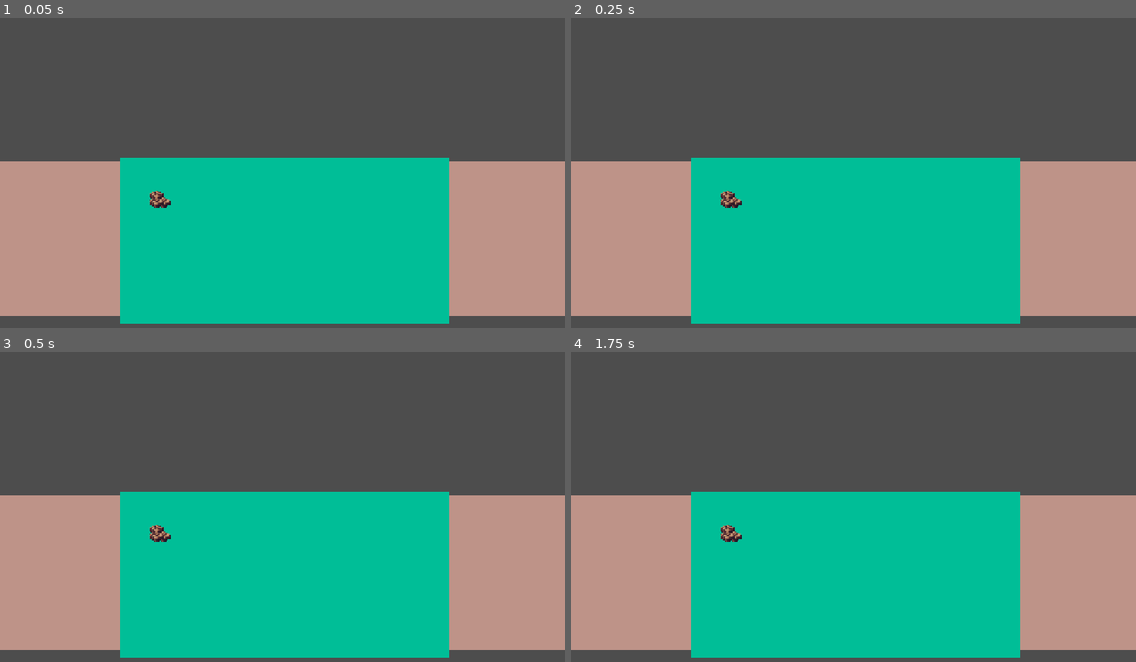
Above: before the commit, frames 1-4 (two rows, left to right).
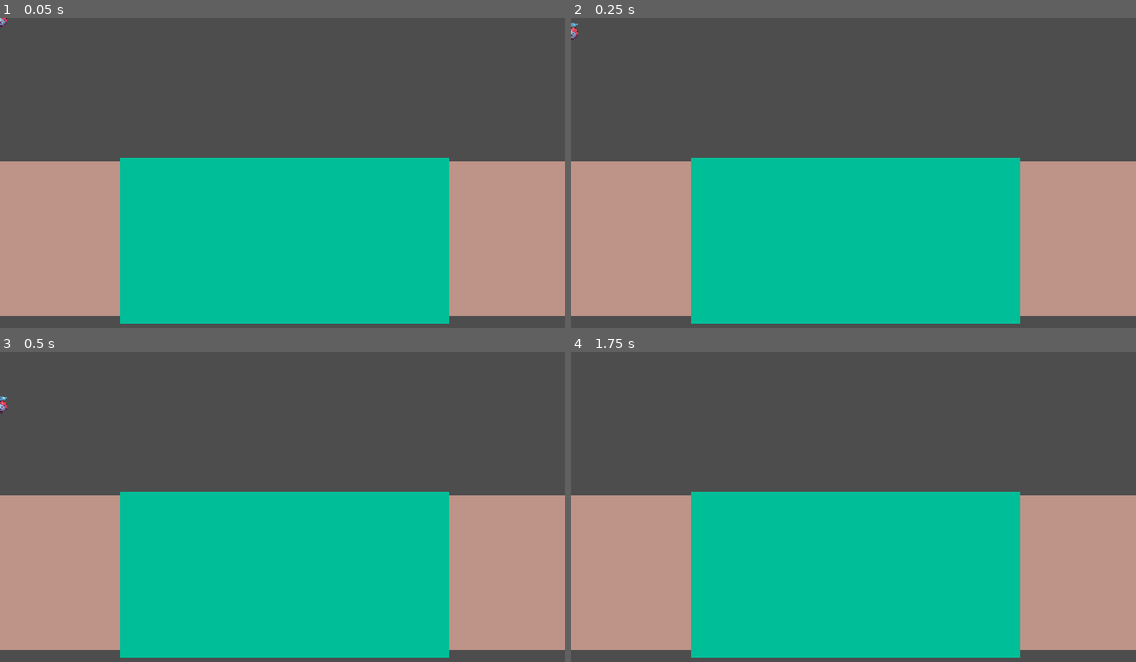
Above: after the commit, the same moments.

Repository: miguettohuertas/rebel-bots
Game: Godot game, scene res://app/scenes/main/jogo.tscn
Two runs of this game, one before a commit and one after it. Both use one fixed random seed, a clock stepped at 60 frames per second and the inputs below.
Inputs:
- Up to frame 1 (0.05 s): no input
- Up to frame 2 (0.25 s): no input
- Up to frame 3 (0.5 s): no input
- Up to frame 4 (1.75 s): tap Enter (ui_accept) at 0.5, 0.77, 1.52 s; hold Right (ui_right) from 0.53 s (still down)

The runs differ from the first frame. In frame 1, 0.2% of the frame differs, in the area x 0-31%, y 0-62%; in frame 2, 0.2%, in the area x 0-31%, y 1-62%; in frame 3, 0.2%; in frame 4, 0.1%.

Commit message:
Adicionado sprite animado robo ballbot

Diff:
--- a/app/prefabs/mover_para_frente.tscn
+++ b/app/prefabs/mover_para_frente.tscn
@@ -438,13 +438,13 @@
 [sub_resource type="TileSet" id="TileSet_q2je8"]
 sources/0 = SubResource("TileSetAtlasSource_q3srd")
 
-[node name="Area2D" type="Area2D"]
+[node name="MoverParaFrente" type="Area2D"]
 script = ExtResource("1_4pqca")
 metadata/_edit_vertical_guides_ = [-48.0]
 
-[node name="Colisao" type="CollisionShape2D" parent="."]
+[node name="ColisaoComando" type="CollisionShape2D" parent="."]
 shape = SubResource("RectangleShape2D_lt3wd")
 
-[node name="Placeholder" type="TileMapLayer" parent="."]
+[node name="ImagemComando" type="TileMapLayer" parent="."]
 tile_map_data = PackedByteArray(0, 0, 255, 255, 255, 255, 0, 0, 0, 0, 1, 0, 0, 0, 255, 255, 0, 0, 0, 0, 0, 0, 1, 0, 0, 0, 0, 0, 0, 0, 0, 0, 0, 0, 1, 0, 0, 0)
 tile_set = SubResource("TileSet_q2je8")
--- a/app/scenes/main/jogo.tscn
+++ b/app/scenes/main/jogo.tscn
@@ -1,9 +1,8 @@
-[gd_scene load_steps=5 format=3 uid="uid://q0bjy7v5ihri"]
+[gd_scene load_steps=4 format=3 uid="uid://q0bjy7v5ihri"]
 
 [ext_resource type="PackedScene" uid="uid://cgqnolugfnrtn" path="res://app/scenes/levels/nivel01.tscn" id="1_nx8ty"]
 [ext_resource type="PackedScene" uid="uid://db0c0p72418tq" path="res://app/scenes/player/jogador.tscn" id="2_qj4o5"]
 [ext_resource type="PackedScene" uid="uid://d12u4jiukcyn7" path="res://app/scenes/npcs/robo.tscn" id="3_ap7gv"]
-[ext_resource type="PackedScene" uid="uid://1enpqa8dgh04" path="res://app/prefabs/mover_para_frente.tscn" id="4_ngsvm"]
 
 [node name="Jogo" type="Node2D"]
 
@@ -13,6 +12,3 @@
 position = Vector2(640, 500)
 
 [node name="Robo" parent="." instance=ExtResource("3_ap7gv")]
-
-[node name="Area2D" parent="." instance=ExtResource("4_ngsvm")]
-position = Vector2(362, 406)
--- a/app/scenes/npcs/robo.tscn
+++ b/app/scenes/npcs/robo.tscn
@@ -1,14 +1,37 @@
-[gd_scene load_steps=3 format=3 uid="uid://d12u4jiukcyn7"]
+[gd_scene load_steps=7 format=3 uid="uid://d12u4jiukcyn7"]
 
 [ext_resource type="Script" uid="uid://br53py8ktf852" path="res://app/scenes/npcs/robo.gd" id="1_ev34g"]
+[ext_resource type="Texture2D" uid="uid://cc8k1pkpk5jg3" path="res://app/assets/graphics/characters/ballbot/1/ballred1.png" id="2_21535"]
+[ext_resource type="Texture2D" uid="uid://ninscy88da73" path="res://app/assets/graphics/characters/ballbot/1/ballred2.png" id="3_07dra"]
+[ext_resource type="Texture2D" uid="uid://csamlldp1qw72" path="res://app/assets/graphics/characters/ballbot/1/ballred3.png" id="4_neyy8"]
+[ext_resource type="Texture2D" uid="uid://cx8qya1gr2h6p" path="res://app/assets/graphics/characters/ballbot/1/ballred4.png" id="5_6nef6"]
 
 [sub_resource type="SpriteFrames" id="SpriteFrames_ev34g"]
+animations = [{
+"frames": [{
+"duration": 1.0,
+"texture": ExtResource("2_21535")
+}, {
+"duration": 1.0,
+"texture": ExtResource("3_07dra")
+}, {
+"duration": 1.0,
+"texture": ExtResource("4_neyy8")
+}, {
+"duration": 1.0,
+"texture": ExtResource("5_6nef6")
+}],
+"loop": true,
+"name": &"default",
+"speed": 5.0
+}]
 
 [node name="Robo" type="CharacterBody2D"]
 script = ExtResource("1_ev34g")
 
 [node name="ColisaoRobo" type="CollisionPolygon2D" parent="."]
-polygon = PackedVector2Array(0, 0, 32, 0, 32, 64, 0, 64)
+polygon = PackedVector2Array(-16, -16, -8, -24, 8, -24, 16, -16, 16, 8, 8, 16, 0, 16, -8, 16, -16, 8)
 
-[node name="AnimatedSprite2D" type="AnimatedSprite2D" parent="."]
+[node name="SpriteRoboBallBot" type="AnimatedSprite2D" parent="."]
 sprite_frames = SubResource("SpriteFrames_ev34g")
+frame_progress = 0.736364
Binary file added: app/assets/graphics/characters/ballbot/1/ballred1.png
Not shown, added: app/assets/graphics/characters/ballbot/1/ballred1.png.import
Binary file added: app/assets/graphics/characters/ballbot/1/ballred2.png
Not shown, added: app/assets/graphics/characters/ballbot/1/ballred2.png.import
Binary file added: app/assets/graphics/characters/ballbot/1/ballred3.png
Not shown, added: app/assets/graphics/characters/ballbot/1/ballred3.png.import
Binary file added: app/assets/graphics/characters/ballbot/1/ballred4.png
Not shown, added: app/assets/graphics/characters/ballbot/1/ballred4.png.import
Binary file added: app/assets/graphics/characters/ballbot/2/ballpurple1.png
Not shown, added: app/assets/graphics/characters/ballbot/2/ballpurple1.png.import
Binary file added: app/assets/graphics/characters/ballbot/2/ballpurple2.png
Not shown, added: app/assets/graphics/characters/ballbot/2/ballpurple2.png.import
(and 20 more such lines)
